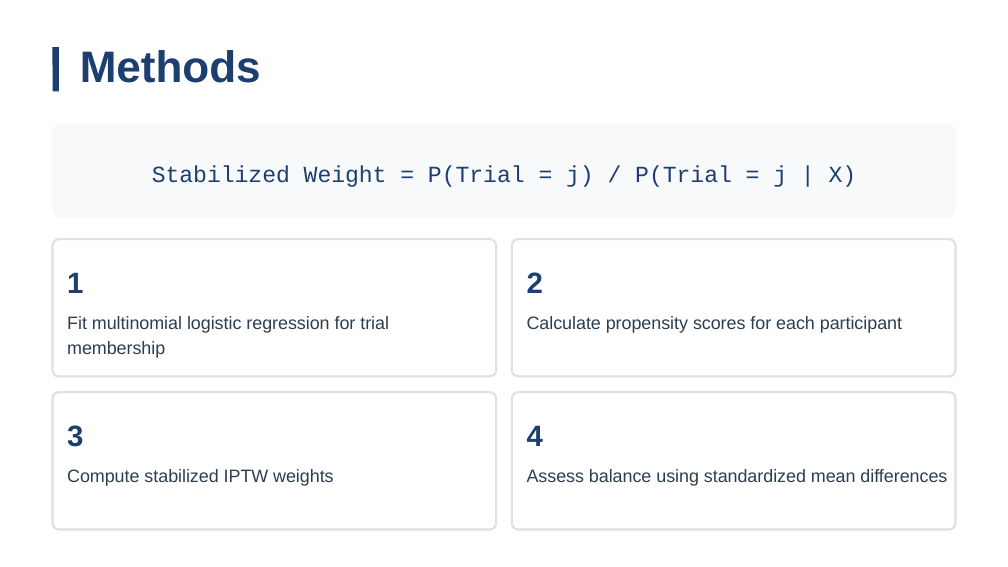
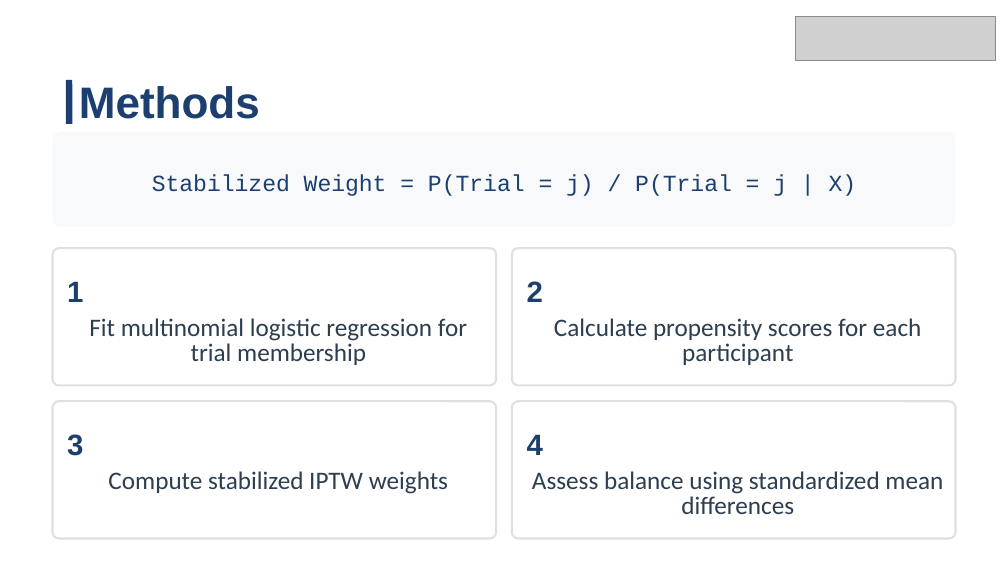
Before and after one commit to dkarletsos/multigroup_iptw, a slide deck: slide 15 of manuscript/PRE_AS12.pptx (slide 12 before the commit). Drawn at 1008x567 pixels with LibreOffice and Linux fonts; fonts in the diff are those of the drawing; grey boxes stand for pictures. Boxes give left, top, right and bottom in pixels: in the first picture for what was removed or moved away, otherwise in the second. Text is boxed around its words. In the diff, an @@ line names an element or a change of style, - is before the commit and + after.

```diff
--- a/manuscript/PRE_AS12.pptx
+++ b/manuscript/PRE_AS12.pptx
@@ picture added at [795,16,995,60] @@
@@ line moved from (55, 47) - (55, 92) to (70, 80) - (70, 124) @@
@@ text "Methods": place and size @@
-text "Methods" at [80,50,261,83]
+text "Methods" at [79,86,260,119]
@@ 8 texts, 5 rounded rectangles: place and size @@
-8 texts, 5 rounded rectangles at [52,123,956,529]
+8 texts, 5 rounded rectangles at [52,132,956,538]
@@ size 12.8 to 18 pt, font Arial to Calibri; alignment left to centre in 4 elements at [108,471,448,494], [532,471,943,514], [89,318,467,365], [554,318,921,365] @@
```
Also in this commit, not shown: 16 other slides changed, 4 slides added, 1 slide removed, 7 other files.
